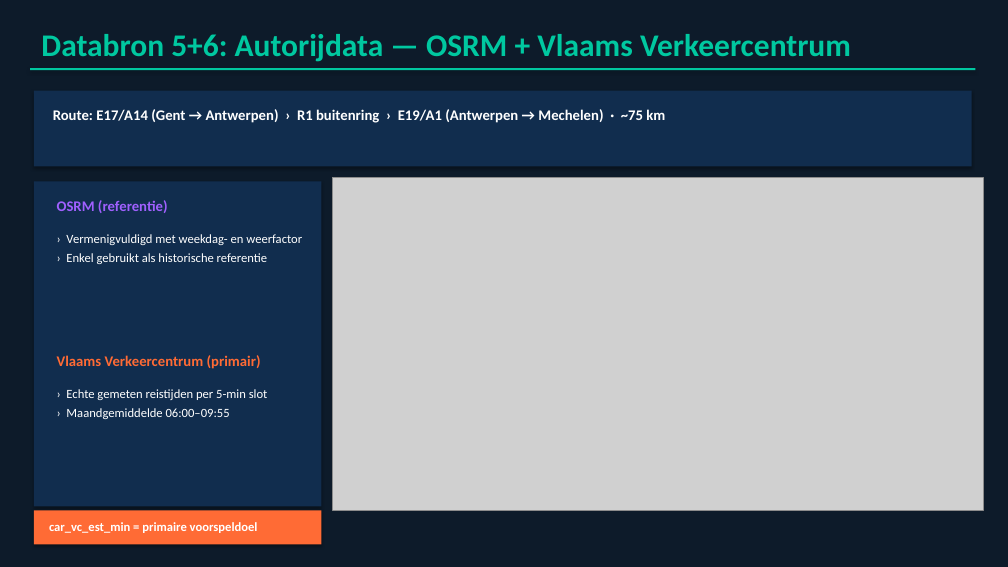
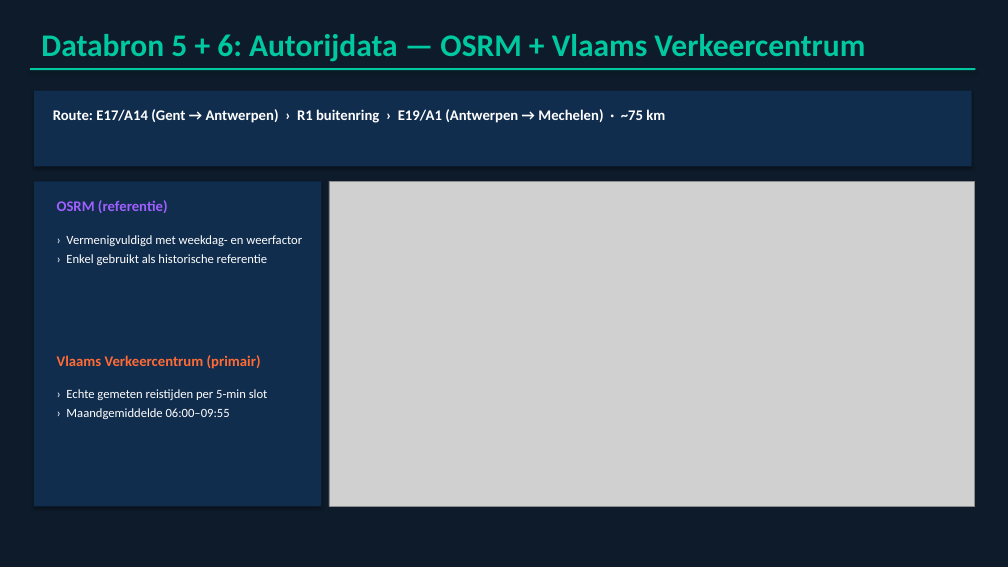
Before and after one commit to MaximeMylle/trafic_forecast_datascience, a slide deck: slide 10 of Gent_Mechelen_Presentatie.pptx. Drawn at 1008x567 pixels with LibreOffice and Linux fonts; fonts in the diff are those of the drawing; grey boxes stand for pictures. Boxes give left, top, right and bottom in pixels: in the first picture for what was removed or moved away, otherwise in the second. Text is boxed around its words. In the diff, an @@ line names an element or a change of style, - is before the commit and + after.

```diff
--- a/Gent_Mechelen_Presentatie.pptx
+++ b/Gent_Mechelen_Presentatie.pptx
@@ text at (41,34,865,62): spaces changed @@
-Databron 5+6: Autorijdata — OSRM + Vlaams Verkeercentrum
+Databron 5 + 6: Autorijdata — OSRM + Vlaams Verkeercentrum
@@ picture: place and size @@
-picture at (333,178,983,510)
+picture at (329,181,974,507)
@@ rectangle removed at (34,510,321,544) @@
@@ text removed at (49,522,258,533) @@
-car_vc_est_min = primaire voorspeldoel
```
Also in this commit, not shown: 10 other slides changed, 3 slides added, 5 slides removed.
